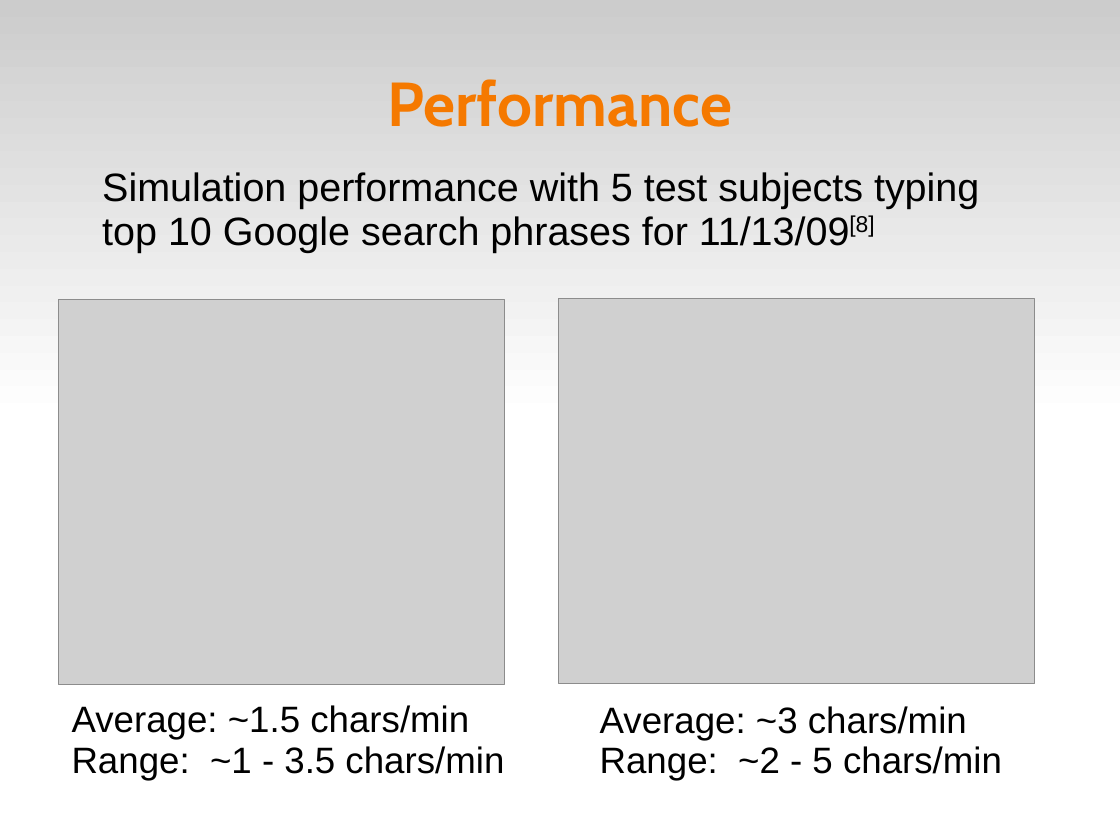
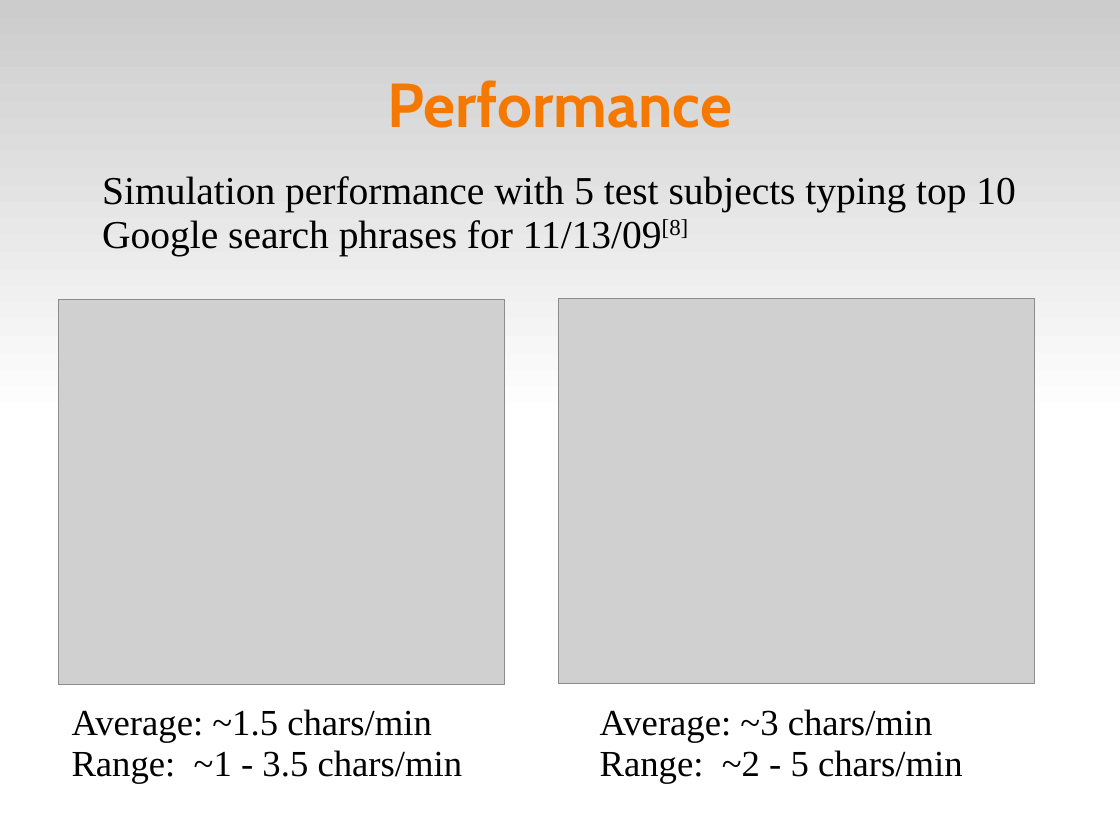
Before and after one commit to abdullah38rcc/BCI-Virtual-Keyboard, a slide deck: slide 10 of master's/docs/virtKey.ppt. Drawn at 1120x840 pixels with LibreOffice and Linux fonts; fonts in the diff are those of the drawing; grey boxes stand for pictures. Boxes give left, top, right and bottom in pixels: in the first picture for what was removed or moved away, otherwise in the second. Text is boxed around its words. In the diff, an @@ line names an element or a change of style, - is before the commit and + after.

```diff
--- a/master's/docs/virtKey.ppt
+++ b/master's/docs/virtKey.ppt
@@ title "Performance" at (387,80,732,128): line spacing 0.96 to 0.94 @@
@@ font Arial to Times New Roman in 3 elements at (102,176,1016,256), (72,709,463,784), (600,709,963,784) @@
```
Also in this commit, not shown: 17 other slides changed, 1 other file.
